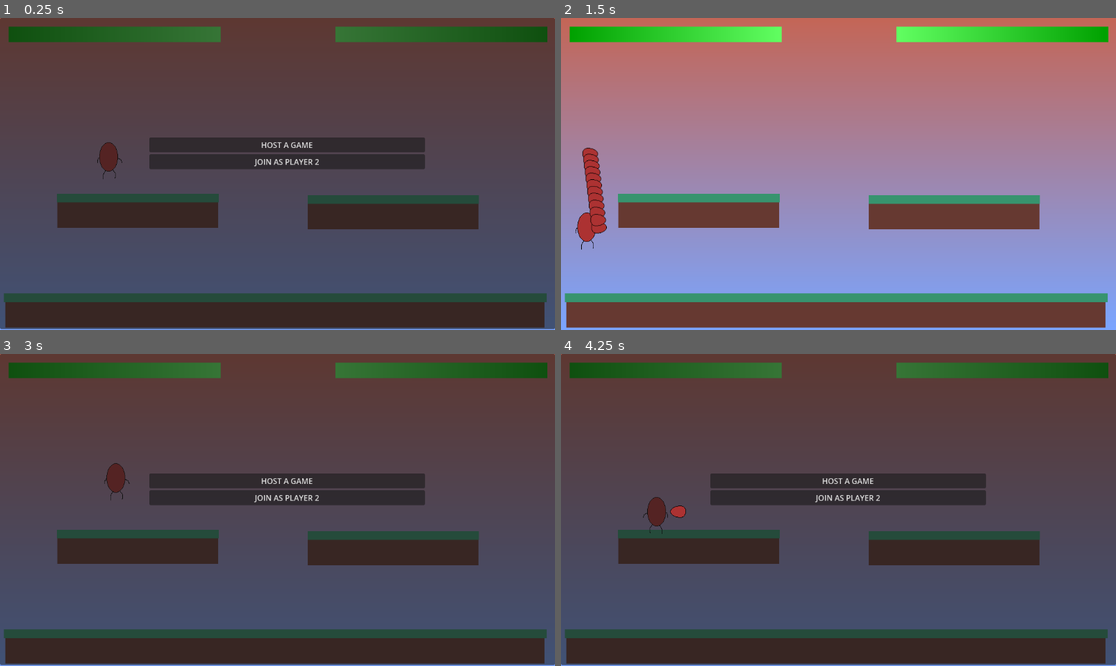
Above: before the commit, frames 1-4 (two rows, left to right).
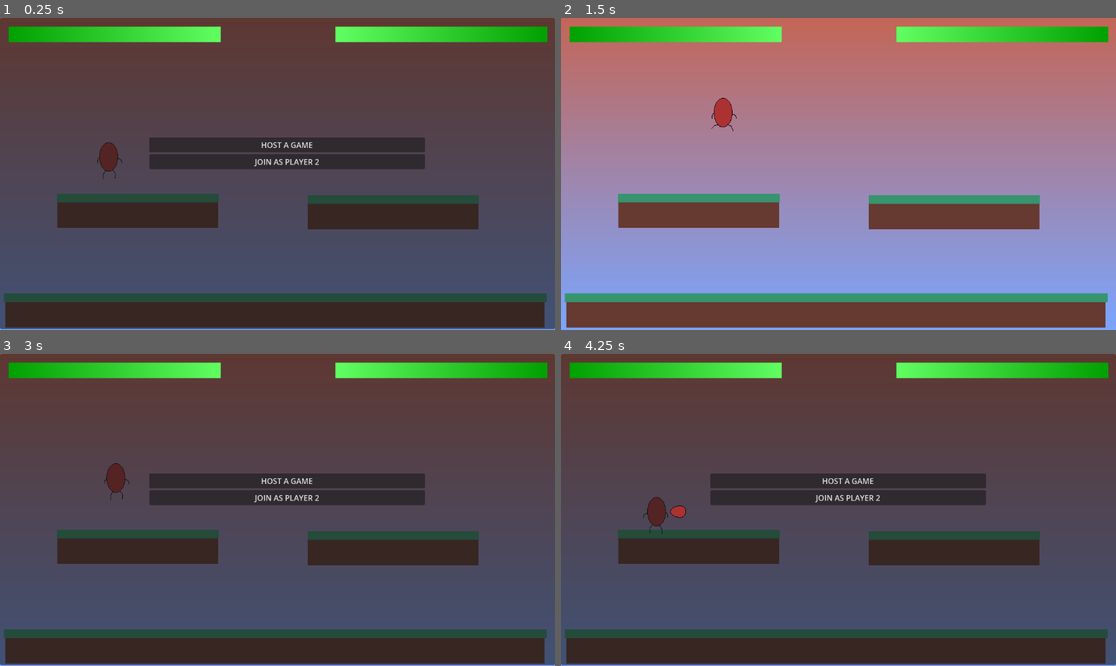
Above: after the commit, the same moments.

Repository: williammartinek22/PlatformFighter
Game: Godot game, scene res://main_scene.tscn
Two runs of this game, one before a commit and one after it. Both use one fixed random seed, a clock stepped at 60 frames per second and the inputs below. Sound files missing from this copy of the repository are replaced by a short silence.
Inputs:
- Up to frame 1 (0.25 s): no input
- Up to frame 2 (1.5 s): click "HOST A GAME" at 0.5 s; tap Enter (ui_accept) at 1.25 s; hold Right (ui_right) from 1.28 s (still down); hold C (C) from 1.28 s (still down)
- Up to frame 3 (3 s): tap Enter (ui_accept) at 1.52, 2.75 s; tap R (R) at 1.55, 2.85 s; release Right (ui_right) at 2 s; release C (C) at 2 s; click "JOIN AS PLAYER 2" at 2 s; hold Right (ui_right) from 2.78 s (still down)
- Up to frame 4 (4.25 s): tap Enter (ui_accept) at 3.02 s; tap Z (Z) at 3.05, 3.6 s; release Right (ui_right) at 3.53 s; hold Left (ui_left) from 3.53 s (still down); hold C (C) from 3.53 s (still down)

The runs differ from the first frame. In frame 1, 3.9% of the frame differs, in the area x 1-99%, y 2-8%; in frame 2, 1.2%; in frame 3, 3.9%; in frame 4, 3.9%.

Commit message:
Players now spawn in predetermined locations, players now take damage, players now die

Diff:
--- a/Multiplayer/MultiplayerController.gd
+++ b/Multiplayer/MultiplayerController.gd
@@ -118,10 +118,10 @@
 		print("ATTACKA")
 		if input_c:
 			print("SHOOT EGG")
-			var eggInst = egg.instantiate()
-			get_tree().root.add_child(eggInst)
-			eggInst.direction = transform.x.x
-			eggInst.position = Vector2(position.x + (20 * eggInst.direction), position.y)
+			#var eggInst = egg.instantiate()
+			#get_tree().root.add_child(eggInst)
+			#eggInst.direction = transform.x.x
+			#eggInst.position = Vector2(position.x + (20 * eggInst.direction), position.y)
 		else:
 			frame = 3
 			$Attacks/Neutral.disabled = false
@@ -149,7 +149,6 @@
 		body.velocity += (direction * -100.0)
 		body.sender = self
 	elif not body == self and main and $EggGuySpriteSheet.frame != 4:
-		print("OWWW AHHHHH")
 		body.take_damage(10)
 		var flingDirection = body.position.direction_to(position) * -10
 		flingDirection.x *= 250
@@ -158,10 +157,14 @@
 		body.velocity = flingDirection
 
 func take_damage(amount):
+	print("Damage taken")
 	if healthBar:#main:
 		health = max(0,health-amount)
 		healthBar.value = health
 		throwFactor = health/totalHealth
 
 	if health == 0:
+		hide()
+		$AudioStreamPlayer2.play()
+		await $AudioStreamPlayer2.finished
 		queue_free()
--- a/Multiplayer/multiplayer_manager.gd
+++ b/Multiplayer/multiplayer_manager.gd
@@ -6,12 +6,13 @@
 var multiplayer_scene = preload("res://Multiplayer/multiplayer_player.tscn")
 
 var _players_spawn_node
-
+var _multiplayer_synchronizer
 
 func become_host():
 	print("Becoming host")
 
 	_players_spawn_node = get_tree().get_current_scene().get_node("Players")
+	_multiplayer_synchronizer = get_tree().get_current_scene().get_node("MultiplayerSynchronizer")
 
 	var server_peer = ENetMultiplayerPeer.new()
 	server_peer.create_server(SERVER_PORT)
@@ -45,6 +46,14 @@
 
 	_players_spawn_node.add_child(player_to_add, true)
 
+	if player_to_add.player_id == 1:
+		player_to_add.healthBar = _multiplayer_synchronizer.get_child(0).get_child(0)
+		player_to_add.position = _multiplayer_synchronizer.get_child(2).get_child(0).position
+	else:
+		player_to_add.healthBar = _multiplayer_synchronizer.get_child(1).get_child(0)
+		player_to_add.position = _multiplayer_synchronizer.get_child(2).get_child(1).position
+		player_to_add.transform.x.x = -1
+
 
 func _del_player(id: int):
 	print("Player %s left the game" % id)
--- a/Multiplayer/multiplayer_player.tscn
+++ b/Multiplayer/multiplayer_player.tscn
@@ -1,9 +1,10 @@
-[gd_scene load_steps=13 format=3 uid="uid://btpb8penpr37v"]
+[gd_scene load_steps=14 format=3 uid="uid://btpb8penpr37v"]
 
 [ext_resource type="Script" path="res://Multiplayer/MultiplayerController.gd" id="1_vicjr"]
 [ext_resource type="Script" path="res://Multiplayer/MultiplayerInput.gd" id="2_cqnm7"]
 [ext_resource type="Texture2D" uid="uid://cowfwhfb6a22k" path="res://eggGuySpriteSheet.png" id="2_ho3no"]
 [ext_resource type="AudioStream" uid="uid://btx1d8lbuis1t" path="res://punch.mp3" id="4_m01n1"]
+[ext_resource type="AudioStream" uid="uid://8ow7tefteniy" path="res://EggDeath.mp3" id="5_cwlc1"]
 
 [sub_resource type="SceneReplicationConfig" id="SceneReplicationConfig_u1qng"]
 properties/0/path = NodePath(".:player_id")
@@ -27,6 +28,9 @@
 properties/6/path = NodePath(".:do_guard")
 properties/6/spawn = true
 properties/6/replication_mode = 1
+properties/7/path = NodePath(".:scale")
+properties/7/spawn = true
+properties/7/replication_mode = 1
 
 [sub_resource type="SceneReplicationConfig" id="SceneReplicationConfig_m3v66"]
 properties/0/path = NodePath("InputSynchronizer:input_direction")
@@ -114,4 +118,7 @@
 [node name="AudioStreamPlayer" type="AudioStreamPlayer" parent="."]
 stream = ExtResource("4_m01n1")
 
+[node name="AudioStreamPlayer2" type="AudioStreamPlayer" parent="."]
+stream = ExtResource("5_cwlc1")
+
 [connection signal="body_entered" from="Attacks" to="." method="_on_attack_body_entered"]
--- a/main_scene.tscn
+++ b/main_scene.tscn
@@ -23,6 +23,14 @@
 [sub_resource type="RectangleShape2D" id="RectangleShape2D_vh2dv"]
 size = Vector2(1189.5, 111.25)
 
+[sub_resource type="SceneReplicationConfig" id="SceneReplicationConfig_p0n6x"]
+properties/0/path = NodePath("MultiplayerSynchronizer/Health1/ProgressBar:value")
+properties/0/spawn = true
+properties/0/replication_mode = 1
+properties/1/path = NodePath("MultiplayerSynchronizer/Health2/ProgressBar:value")
+properties/1/spawn = true
+properties/1/replication_mode = 1
+
 [sub_resource type="Gradient" id="Gradient_lrbuq"]
 colors = PackedColorArray(0, 0.631373, 0, 1, 0.384314, 1, 0.384314, 1)
 
@@ -31,7 +39,7 @@
 width = 440
 height = 32
 
-[node name="Node2D" type="Node2D"]
+[node name="MainScene" type="Node2D"]
 script = ExtResource("1_0jmpr")
 
 [node name="Sprite2D" type="Sprite2D" parent="."]
@@ -53,7 +61,7 @@
 
 [node name="EggGuy" parent="." node_paths=PackedStringArray("healthBar") instance=ExtResource("2_kkstu")]
 position = Vector2(227, 255)
-healthBar = NodePath("../Health1/ProgressBar")
+healthBar = NodePath("../MultiplayerSynchronizer/Health1/ProgressBar")
 
 [node name="BallWalls" type="Area2D" parent="."]
 position = Vector2(-116, -156)
@@ -76,28 +84,6 @@
 position = Vector2(576, 634.625)
 shape = SubResource("RectangleShape2D_vh2dv")
 
-[node name="Health1" type="Node2D" parent="."]
-
-[node name="ProgressBar" type="TextureProgressBar" parent="Health1"]
-offset_left = 18.0
-offset_top = 18.0
-offset_right = 458.0
-offset_bottom = 82.0
-value = 100.0
-texture_progress = SubResource("GradientTexture2D_1cn5h")
-
-[node name="Health2" type="Node2D" parent="."]
-position = Vector2(1154, 0)
-scale = Vector2(-1, 1)
-
-[node name="ProgressBar" type="TextureProgressBar" parent="Health2"]
-offset_left = 18.0
-offset_top = 18.0
-offset_right = 458.0
-offset_bottom = 82.0
-value = 100.0
-texture_progress = SubResource("GradientTexture2D_1cn5h")
-
 [node name="MultiplayerHUD" parent="." instance=ExtResource("5_swdy0")]
 
 [node name="MultiplayerSpawner" type="MultiplayerSpawner" parent="."]
@@ -111,4 +97,38 @@
 unique_name_in_owner = true
 stream = ExtResource("6_flc2a")
 
+[node name="MultiplayerSynchronizer" type="MultiplayerSynchronizer" parent="."]
+replication_config = SubResource("SceneReplicationConfig_p0n6x")
+
+[node name="Health1" type="Node2D" parent="MultiplayerSynchronizer"]
+
+[node name="ProgressBar" type="TextureProgressBar" parent="MultiplayerSynchronizer/Health1"]
+offset_left = 18.0
+offset_top = 18.0
+offset_right = 458.0
+offset_bottom = 82.0
+value = 100.0
+texture_progress = SubResource("GradientTexture2D_1cn5h")
+
+[node name="Health2" type="Node2D" parent="MultiplayerSynchronizer"]
+position = Vector2(1154, 0)
+rotation = -3.14159
+scale = Vector2(1, -1)
+
+[node name="ProgressBar" type="TextureProgressBar" parent="MultiplayerSynchronizer/Health2"]
+offset_left = 18.0
+offset_top = 18.0
+offset_right = 458.0
+offset_bottom = 82.0
+value = 100.0
+texture_progress = SubResource("GradientTexture2D_1cn5h")
+
+[node name="SpawnPos" type="Node" parent="MultiplayerSynchronizer"]
+
+[node name="Spawn1" type="Node2D" parent="MultiplayerSynchronizer/SpawnPos"]
+position = Vector2(283, 296)
+
+[node name="Spawn2" type="Node2D" parent="MultiplayerSynchronizer/SpawnPos"]
+position = Vector2(818, 298)
+
 [connection signal="body_entered" from="BallWalls" to="." method="_on_ball_walls_body_entered"]
Not shown, added: EggDeath.mp3.import
Not shown: 1 places in main_scene.tscn that only renumber resources
Not shown, added: EggDeath.mp3
